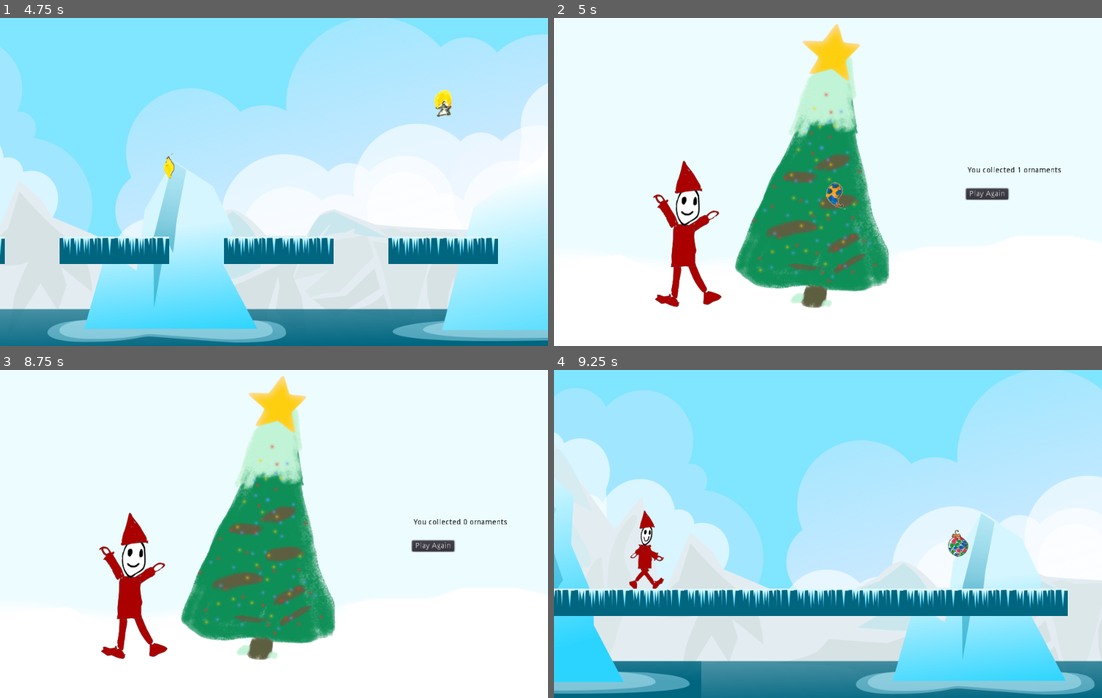
Above: before the commit, frames 1-4 (two rows, left to right).
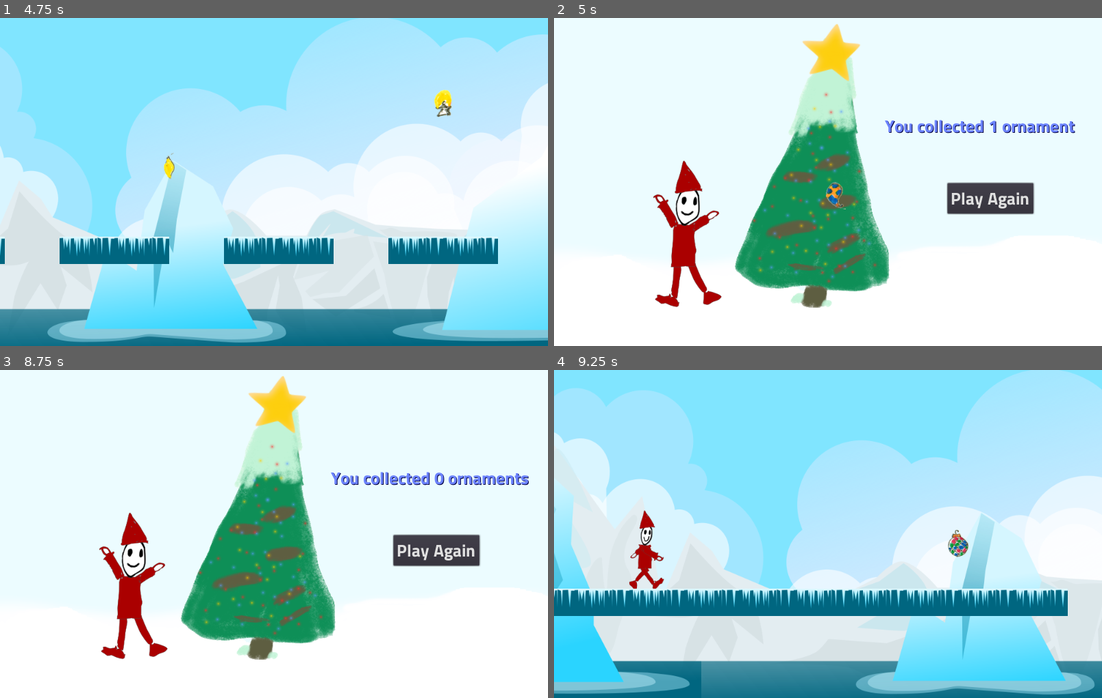
Above: after the commit, the same moments.

Repository: the-g-force/FamJam-December2020
Game: Godot game, scene res://src/SplashScreen.tscn
Same seed, same stepped clock (60 frames per second), same inputs: the game is played once before the commit and once after it. Sound files missing from this copy of the repository are replaced by a short silence.
Inputs (mouse positions are in pixels of both pictures, inside the frame that each line leads up to):
- Up to frame 1 (4.75 s): tap Enter at 0.5 s; move the mouse to (394, 165) at 0.52 s; click (394, 165) at 0.67 s; tap Space (jump) at 0.77, 2.27, 3.77, 4.52 s; click "PLAY" at 1.25 s; move the mouse to (164, 198) at 2.02 s; click (164, 198) at 2.17 s; move the mouse to (328, 109) at 2.77 s; click (328, 109) at 2.92 s; move the mouse to (246, 247) at 3.52 s; click (246, 247) at 3.67 s; move the mouse to (438, 231) at 4.27 s; click (438, 231) at 4.42 s
- Up to frame 2 (5 s): no input
- Up to frame 3 (8.75 s): click "Play Again" at 5 s; move the mouse to (109, 484) at 5.77 s; click (109, 484) at 5.92 s; tap Space (jump) at 6.02, 7.52, 8.27 s; move the mouse to (301, 534) at 6.52 s; click (301, 534) at 6.67 s; move the mouse to (191, 452) at 7.27 s; click (191, 452) at 7.42 s; move the mouse to (394, 517) at 8.02 s; click (394, 517) at 8.17 s
- Up to frame 4 (9.25 s): click "Play Again" at 8.75 s

Frame 1 is identical in both runs. In frame 2, 2.3% of the frame differs, in the area x 60-96%, y 31-60%; in frame 3, 2.4%, in the area x 60-97%, y 31-60%; in frame 4, nothing differs.

Commit message:
Fix fonts

Diff:
--- a/project/src/EndScreen.gd
+++ b/project/src/EndScreen.gd
@@ -5,7 +5,8 @@
 
 func _ready():
 	Jukebox.play_end_music()
-	$Label.text = "You collected %d ornaments" % GameState.ornaments.size()
+	var score :int= GameState.ornaments.size()
+	$Label.text = "You collected %d ornament%s" % [score, "" if score ==1 else "s"]
 	for ornament in GameState.ornaments:
 			_ornaments.add_child(ornament)
 			var position := _generate_tree_position()
--- a/project/src/EndScreen.tscn
+++ b/project/src/EndScreen.tscn
@@ -1,7 +1,16 @@
-[gd_scene load_steps=3 format=2]
+[gd_scene load_steps=6 format=2]
 
 [ext_resource path="res://src/EndScreen.gd" type="Script" id=1]
 [ext_resource path="res://assets/tree.png" type="Texture" id=2]
+[ext_resource path="res://assets/fonts/TitilliumWeb-Bold.ttf" type="DynamicFontData" id=3]
+
+[sub_resource type="DynamicFont" id=1]
+size = 32
+font_data = ExtResource( 3 )
+
+[sub_resource type="DynamicFont" id=2]
+size = 32
+font_data = ExtResource( 3 )
 
 [node name="EndScreen" type="Node2D"]
 script = ExtResource( 1 )
@@ -14,21 +23,27 @@
 }
 
 [node name="Label" type="Label" parent="."]
-margin_left = 754.605
-margin_top = 272.164
-margin_right = 810.605
-margin_bottom = 286.164
-custom_colors/font_color = Color( 0, 0, 0, 1 )
-text = "Whoops."
+margin_left = 603.537
+margin_top = 172.233
+margin_right = 975.537
+margin_bottom = 222.233
+custom_fonts/font = SubResource( 1 )
+custom_colors/font_color = Color( 0.423529, 0.513726, 1, 1 )
+custom_colors/font_outline_modulate = Color( 0, 0, 0, 1 )
+custom_colors/font_color_shadow = Color( 0.00392157, 0, 0.258824, 1 )
+custom_constants/shadow_offset_x = 1
+custom_constants/shadow_offset_y = 2
+text = "You collected N ornaments"
 __meta__ = {
 "_edit_use_anchors_": false
 }
 
 [node name="Button" type="Button" parent="."]
-margin_left = 751.776
-margin_top = 311.762
-margin_right = 828.776
-margin_bottom = 331.762
+margin_left = 717.797
+margin_top = 302.323
+margin_right = 874.797
+margin_bottom = 358.323
+custom_fonts/font = SubResource( 2 )
 text = "Play Again"
 __meta__ = {
 "_edit_use_anchors_": false
